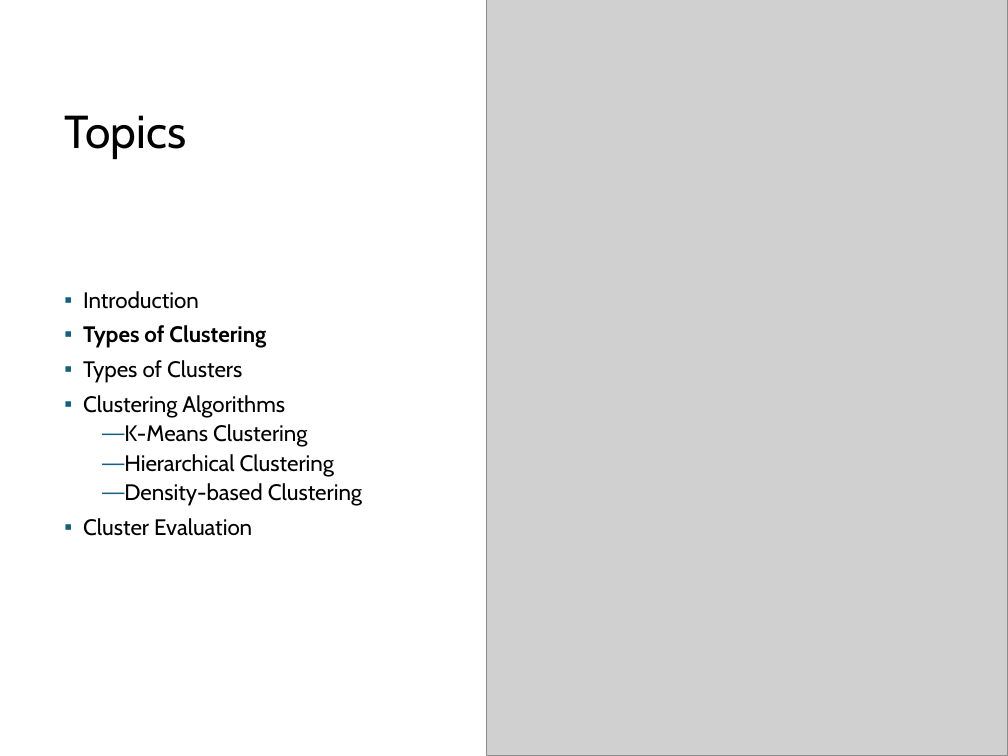
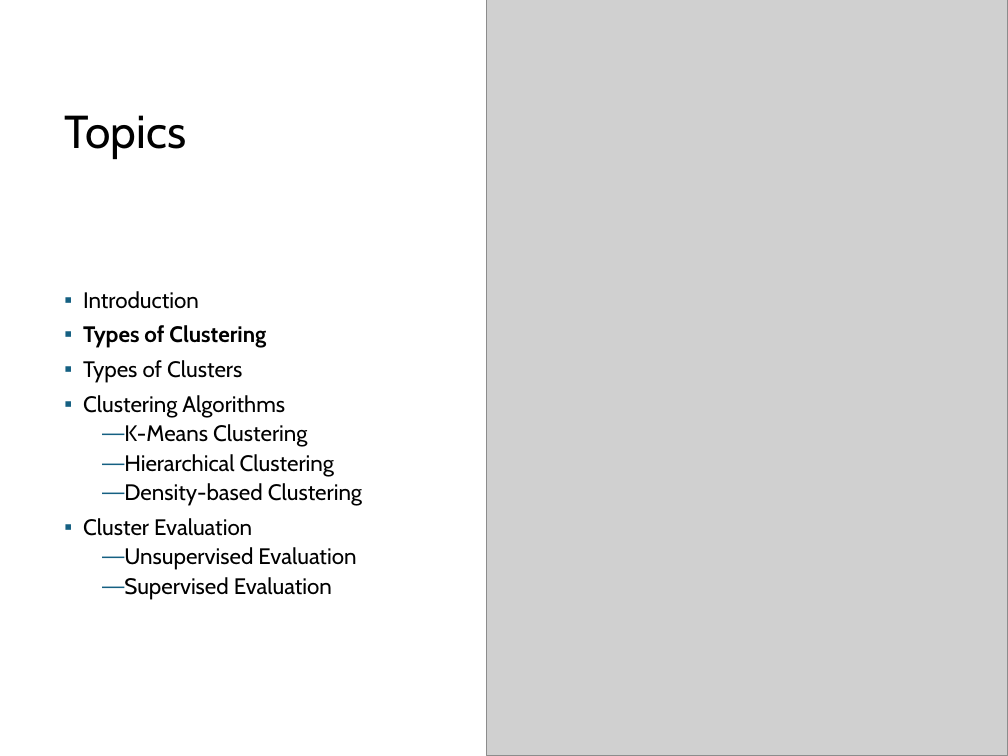
Before and after one commit to mhahsler/Introduction_to_Data_Mining_R_Examples, a slide deck: slide 11 of slides/chap7_basic_cluster_analysis.pptx. Drawn at 1008x756 pixels with LibreOffice and Linux fonts; fonts in the diff are those of the drawing; grey boxes stand for pictures. Boxes give left, top, right and bottom in pixels: in the first picture for what was removed or moved away, otherwise in the second. Text is boxed around its words. In the diff, an @@ line names an element or a change of style, - is before the commit and + after.

```diff
--- a/slides/chap7_basic_cluster_analysis.pptx
+++ b/slides/chap7_basic_cluster_analysis.pptx
@@ text at [124, 547, 356, 599]: paragraphs added @@
+  — Unsupervised Evaluation
+  — Supervised Evaluation
```
Also in this commit, not shown: 10 other slides changed, 2 slides added, 1 other file.
